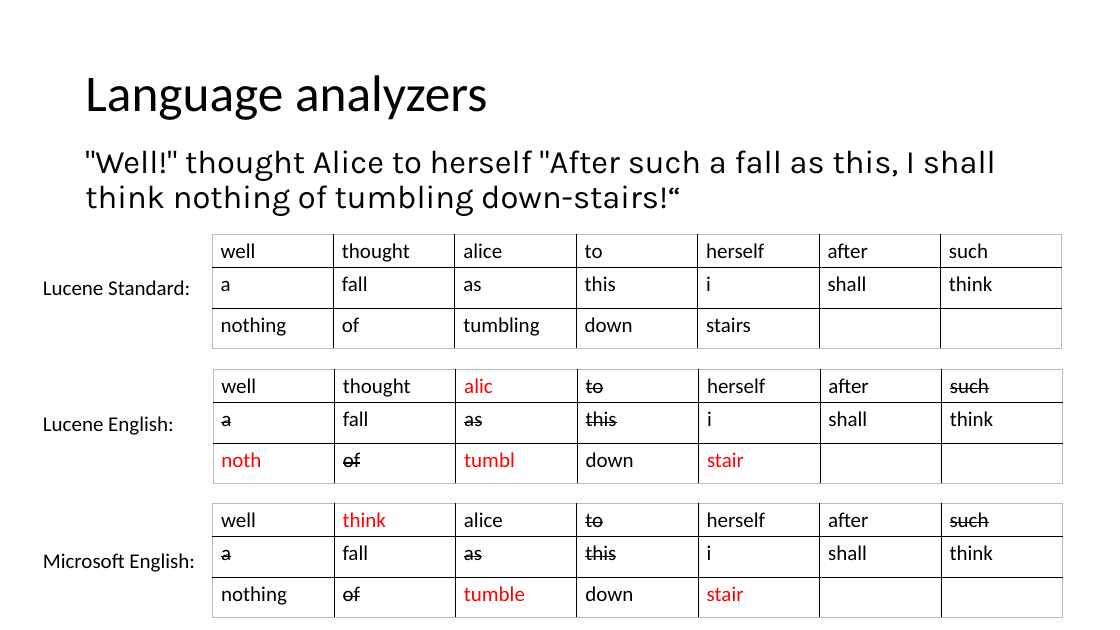
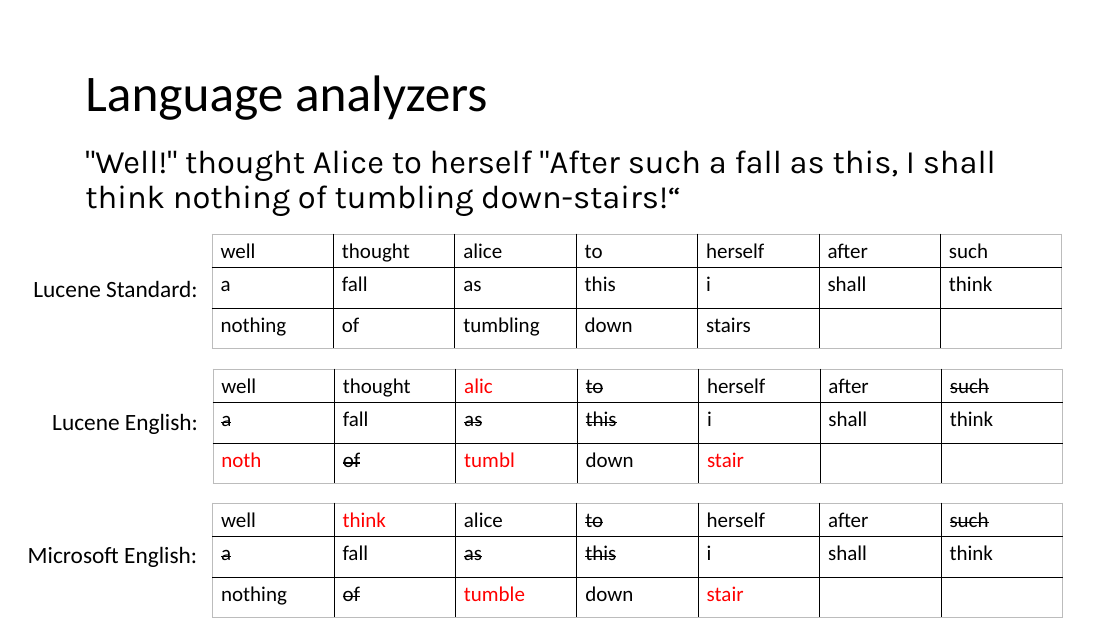
Before and after one commit to dzimchuk/azure-search, a slide deck: slide 7 of presentation/Getting to know Azure Search.pptx (slide 6 before the commit). Drawn at 1120x630 pixels with LibreOffice and Linux fonts; fonts in the diff are those of the drawing. Boxes give left, top, right and bottom in pixels: in the first picture for what was removed or moved away, otherwise in the second. Text is boxed around its words. In the diff, an @@ line names an element or a change of style, - is before the commit and + after.

```diff
--- a/presentation/Getting to know Azure Search.pptx
+++ b/presentation/Getting to know Azure Search.pptx
@@ text "Lucene Standard:": place and size @@
-text "Lucene Standard:" at box(43, 280, 190, 295)
+text "Lucene Standard:" at box(33, 280, 198, 297)
@@ size 18 to 20 pt in 3 elements at box(33, 280, 198, 297), box(28, 546, 197, 567), box(52, 413, 198, 434) @@
@@ text "Lucene English:": place and size @@
-text "Lucene English:" at box(43, 416, 174, 435)
+text "Lucene English:" at box(52, 413, 198, 434)
@@ text "Microsoft English:": place and size @@
-text "Microsoft English:" at box(43, 553, 195, 572)
+text "Microsoft English:" at box(28, 546, 197, 567)
```
Also in this commit, not shown: 4 other slides changed, 1 slide added.
